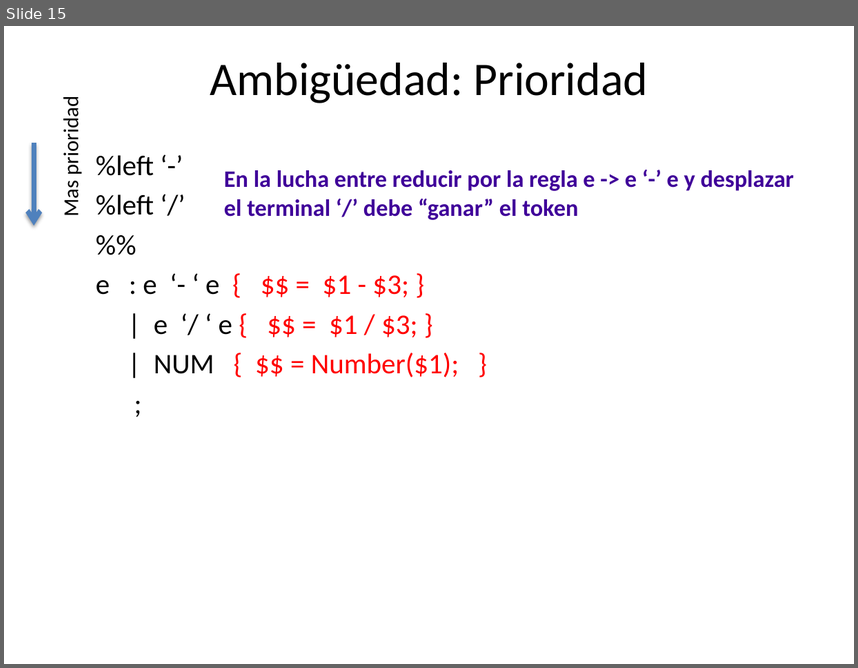
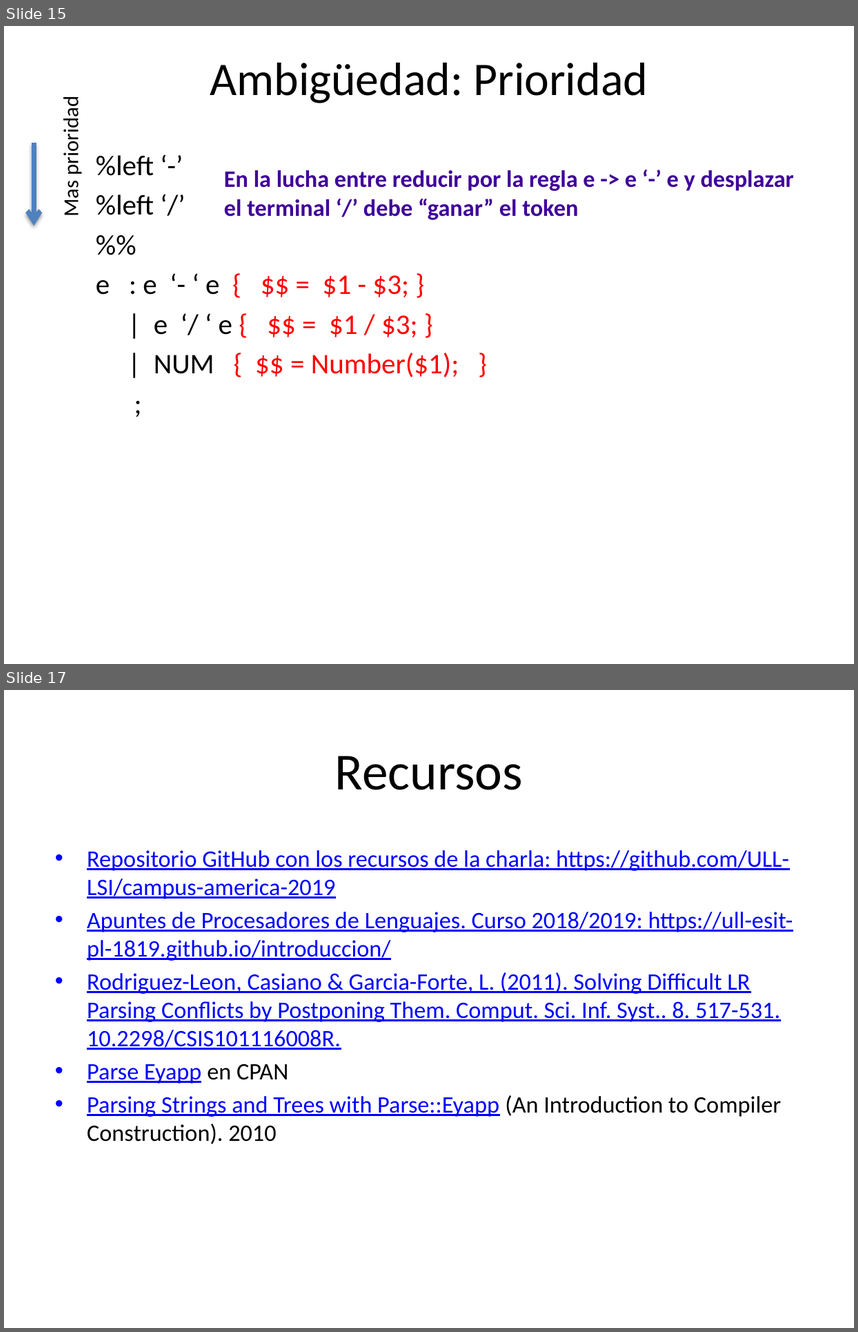
Before and after one commit to ULL-LSI/campus-america-2019, a slide deck: casiano/CAMPUS-AMERICA-2019-PROCESADORES-DE-LENGUAJES.pptx. Shown one above the other, each under a label of ours: slide 15 before the commit, slides 15 and 17 after it; the slides between them are not shown. The pictures are 858x668 and 858x1332 pixels, drawn with LibreOffice and Linux fonts; fonts in the diff are those of the drawing. Boxes give left, top, right and bottom in pixels: in the first picture for what was removed or moved away, otherwise in the second. Text is boxed around its words. In the diff, an @@ line names an element or a change of style, - is before the commit and + after.

```diff
--- a/casiano/CAMPUS-AMERICA-2019-PROCESADORES-DE-LENGUAJES.pptx
+++ b/casiano/CAMPUS-AMERICA-2019-PROCESADORES-DE-LENGUAJES.pptx
@@ slide 17 added at box(4, 690, 854, 1328), background #FFFFFF @@
@@ title added at box(335, 756, 523, 790), 44 pt, text #000000 @@
+Recursos
@@ text added at box(87, 850, 793, 1144), 20 pt, text #0000FF, underline @@
+• Repositorio GitHub con los recursos de la charla: https://github.com/ULL-LSI/campus-america-2019
+• Apuntes de Procesadores de Lenguajes. Curso 2018/2019: https://ull-esit-pl-1819.github.io/introduccion/
+• Rodriguez-Leon, Casiano & Garcia-Forte, L. (2011). Solving Difficult LR Parsing Conflicts by Postponing Them. Comput. Sci. Inf. Syst.. 8. 517-531. 10.2298/CSIS101116008R.
+• Parse Eyapp en CPAN
+• Parsing Strings and Trees with Parse::Eyapp (An Introduction to Compiler Construction). 2010
```
Also in this commit, not shown: 1 other slide added, 6 other files.
